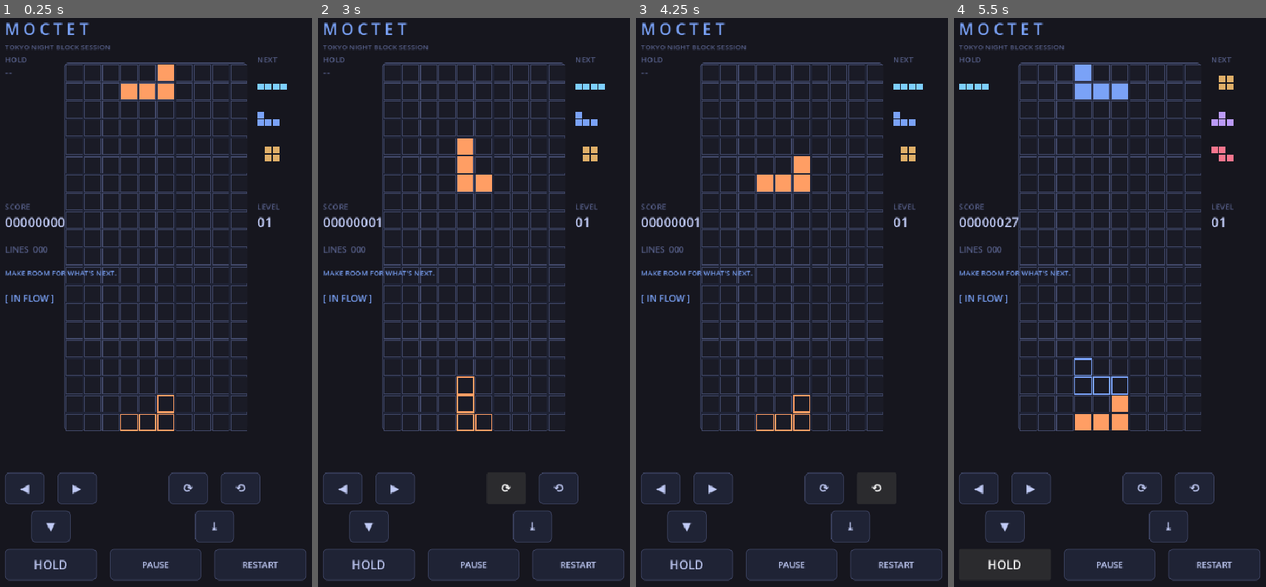
Above: before the commit, frames 1-4 (left to right).
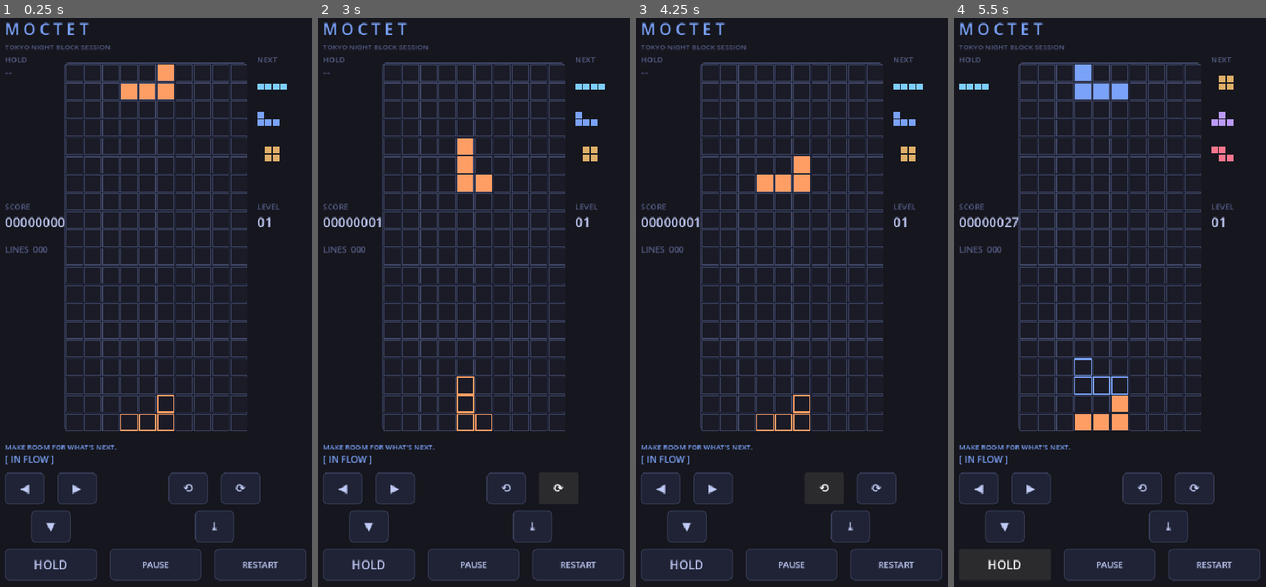
Above: after the commit, the same moments.

Repository: thokem74/MOCTET
Game: Godot game, scene res://main.tscn
The game is run twice, just before and just after one commit, with the same random seed, the same clock (stepped at 60 frames per second) and the same inputs.
Inputs:
- Up to frame 1 (0.25 s): no input
- Up to frame 2 (3 s): click "◀" at 0.5 s; click "▶" at 1.25 s; click "▼" at 2 s; click "⟳" at 2.75 s
- Up to frame 3 (4.25 s): click "⟲" at 3.5 s
- Up to frame 4 (5.5 s): click "⤓" at 4.25 s; click "HOLD" at 5 s

The runs differ from the first frame. In frame 1, 0.7% of the frame differs, in the area x 1-79%, y 44-84%; in frame 2, 0.9%, in the area x 1-84%, y 44-86%; in frame 3, 0.9%; in frame 4, 0.7%.

Commit message:
controls fixed

Diff:
--- a/main.gd
+++ b/main.gd
@@ -18,6 +18,7 @@
 var lock_timer := -1.0
 var reset_count := 0
 var paused := false
+var soft_drop_held := false
 var buttons: Array[Button] = []
 
 func _ready() -> void:
@@ -36,8 +37,8 @@
 	_create_button("◀", "move_left", Vector2(20, 700))
 	_create_button("▶", "move_right", Vector2(100, 700))
 	_create_button("▼", "soft_drop", Vector2(60, 758))
-	_create_button("⟳", "rotate_cw", Vector2(270, 700))
-	_create_button("⟲", "rotate_ccw", Vector2(350, 700))
+	_create_button("⟲", "rotate_ccw", Vector2(270, 700))
+	_create_button("⟳", "rotate_cw", Vector2(350, 700))
 	_create_button("⤓", "hard_drop", Vector2(310, 758))
 	_create_button("HOLD", "hold", Vector2(20, 816), Vector2(140, 48))
 	_create_button("PAUSE", "pause", Vector2(180, 816), Vector2(140, 48))
@@ -52,7 +53,11 @@
 	button.add_theme_stylebox_override("normal", _button_box(PANEL))
 	button.add_theme_stylebox_override("pressed", _button_box(Color("#2d3450")))
 	button.set_meta("action", action)
-	button.pressed.connect(_on_action.bind(action))
+	if action == "soft_drop":
+		button.button_down.connect(_on_soft_drop_down)
+		button.button_up.connect(_on_soft_drop_up)
+	else:
+		button.pressed.connect(_on_action.bind(action))
 	add_child(button)
 	buttons.append(button)
 	_layout_button(button, base, size)
@@ -82,6 +87,13 @@
 		for button in buttons:
 			_layout_button(button, button.get_meta("base"), button.get_meta("button_size"))
 
+func _on_soft_drop_down() -> void:
+	soft_drop_held = true
+	_on_action("soft_drop")
+
+func _on_soft_drop_up() -> void:
+	soft_drop_held = false
+
 func _on_action(action: String) -> void:
 	if action == "restart":
 		game.reset()
@@ -89,6 +101,7 @@
 		fall_timer = 0.0
 		lock_timer = -1.0
 		reset_count = 0
+		soft_drop_held = false
 		queue_redraw()
 		return
 	if action == "pause":
@@ -123,6 +136,11 @@
 		reset_count += 1
 
 func _unhandled_key_input(event: InputEvent) -> void:
+	if event.keycode == KEY_DOWN:
+		soft_drop_held = event.pressed
+		if event.pressed and not event.echo:
+			_on_action("soft_drop")
+		return
 	if not event.pressed or event.echo:
 		return
 	if event.keycode == KEY_Q or event.keycode == KEY_ESCAPE:
@@ -149,8 +167,10 @@
 func _process(delta: float) -> void:
 	if not paused and not game.over:
 		fall_timer += delta
-		if fall_timer >= game.get_interval():
-			game.move(0, 1)
+		var fall_interval = 0.045 if soft_drop_held else game.get_interval()
+		if fall_timer >= fall_interval:
+			if game.move(0, 1) and soft_drop_held:
+				game.score += 1
 			fall_timer = 0.0
 		if game.fits(null, game.x, game.y + 1):
 			lock_timer = -1.0
@@ -200,8 +220,8 @@
 	_draw_text(font, origin + Vector2(405, 300) * scale, "LEVEL", 12, MUTED, scale)
 	_draw_text(font, origin + Vector2(405, 326) * scale, "%02d" % game.get_level(), 20, TEXT, scale)
 	_draw_text(font, origin + Vector2(20, 365) * scale, "LINES  %03d" % game.lines, 13, MUTED, scale)
-	_draw_text(font, origin + Vector2(20, 400) * scale, game.notice, 11, ACCENT, scale)
-	_draw_text(font, origin + Vector2(20, 440) * scale, "[ PAUSED ]" if paused else "[ SESSION OVER ]" if game.over else "[ IN FLOW ]", 14, ACCENT, scale)
+	_draw_text(font, origin + Vector2(20, 665) * scale, game.notice, 11, ACCENT, scale)
+	_draw_text(font, origin + Vector2(20, 685) * scale, "[ PAUSED ]" if paused else "[ SESSION OVER ]" if game.over else "[ IN FLOW ]", 14, ACCENT, scale)
 	if paused or game.over:
 		var overlay := Rect2(board_rect.position + Vector2(12, 250) * scale, Vector2(256, 90) * scale)
 		draw_rect(overlay, Color("#24283b"))
--- a/music.gd
+++ b/music.gd
@@ -2,17 +2,19 @@
 
 var player
 var generator
-var phase = 0.0
-var frequency = 440.0
-var notes = [659.25, 493.88, 523.25, 587.33, 523.25, 493.88, 440.0, 440.0, 523.25, 659.25]
+var lead_phase = 0.0
+var bass_phase = 0.0
 var note_index = 0
 var note_time = 0.0
+var note_length = 0.24
+var melody = [659.25, 493.88, 523.25, 587.33, 523.25, 493.88, 440.0, 440.0, 523.25, 659.25, 587.33, 523.25, 493.88, 0.0, 523.25, 587.33]
+var bass = [110.0, 146.83, 130.81, 98.0]
 
 func _ready():
 	player = AudioStreamPlayer.new()
 	generator = AudioStreamGenerator.new()
 	generator.mix_rate = 22050.0
-	generator.buffer_length = 0.5
+	generator.buffer_length = 0.35
 	player.stream = generator
 	add_child(player)
 
@@ -27,12 +29,21 @@
 	if stream_playback == null:
 		return
 	var available = stream_playback.get_frames_available()
-	for index in range(mini(available, 256)):
-		var sample = sin(phase * TAU) * 0.06
+	for index in range(available):
+		var melody_hz = melody[note_index]
+		var bass_hz = bass[int(note_index / 4) % bass.size()]
+		var attack = minf(1.0, note_time / 0.025)
+		var release = minf(1.0, maxf(0.0, (note_length - note_time) / 0.055))
+		var envelope = attack * release
+		var lead_sample = 0.0
+		if melody_hz > 0.0:
+			lead_sample = (sin(lead_phase * TAU) + 0.28 * sin(lead_phase * TAU * 2.0)) * envelope
+		var bass_sample = sin(bass_phase * TAU) * envelope
+		var sample = lead_sample * 0.035 + bass_sample * 0.018
 		stream_playback.push_frame(Vector2(sample, sample))
-		phase = fmod(phase + frequency / generator.mix_rate, 1.0)
+		lead_phase = fmod(lead_phase + maxf(melody_hz, 1.0) / generator.mix_rate, 1.0)
+		bass_phase = fmod(bass_phase + bass_hz / generator.mix_rate, 1.0)
 		note_time += 1.0 / generator.mix_rate
-		if note_time >= 0.18:
+		if note_time >= note_length:
 			note_time = 0.0
-			note_index = (note_index + 1) % notes.size()
-			frequency = notes[note_index]
+			note_index = (note_index + 1) % melody.size()
--- a/project.godot
+++ b/project.godot
@@ -25,6 +25,7 @@
 window/size/viewport_height=900
 window/size/window_width_override=500
 window/size/window_height_override=900
+window/frame_pacing/android/enable_frame_pacing=false
 window/stretch/mode="canvas_items"
 window/stretch/aspect="expand"
 window/handheld/orientation=1
@@ -89,5 +90,4 @@
 
 rendering_device/driver.windows="d3d12"
 renderer/rendering_method="gl_compatibility"
-renderer/rendering_method.mobile="gl_compatibility"
 textures/vram_compression/import_etc2_astc=true
Not shown, changed: export_presets.cfg
